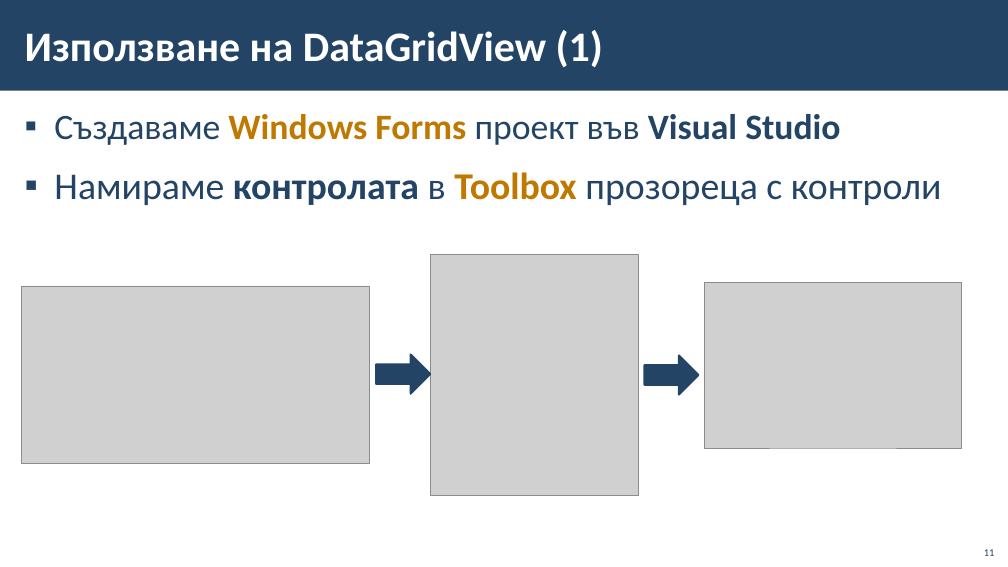
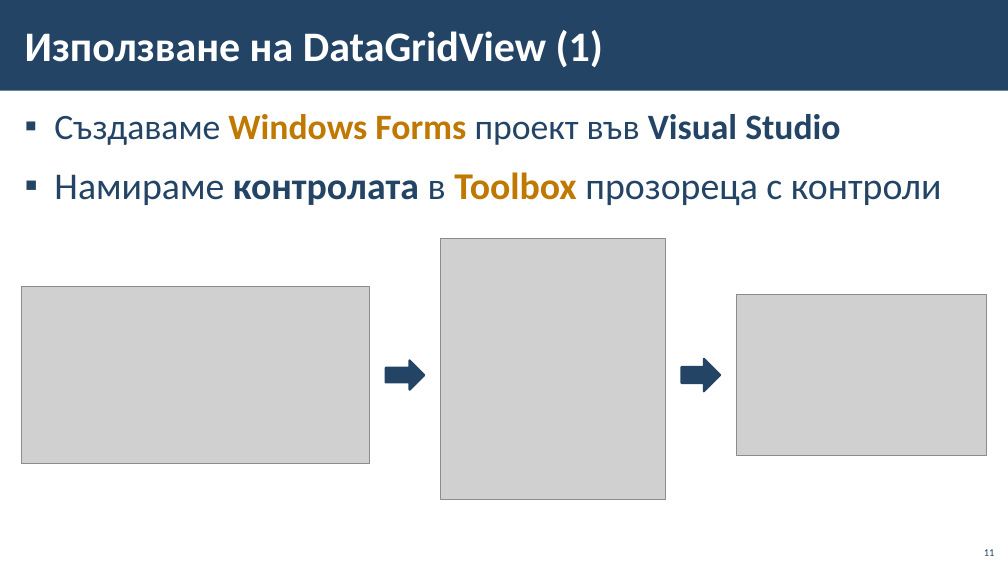
Before and after one commit to BG-IT-Edu/School-Programming, a slide deck: slide 11 of Courses/Software-Sciences/Module-4-Information-Systems-New/05-Connecting-Windows-Forms-with-database/05-Connecting-Windows-Forms-with-database.pptx. Drawn at 1008x567 pixels with LibreOffice and Linux fonts; fonts in the diff are those of the drawing; grey boxes stand for pictures; background and template pictures are left out. Boxes give left, top, right and bottom in pixels: in the first picture for what was removed or moved away, otherwise in the second. Text is boxed around its words. In the diff, an @@ line names an element or a change of style, - is before the commit and + after.

Commit message:
minor fixes

```diff
--- a/Courses/Software-Sciences/Module-4-Information-Systems-New/05-Connecting-Windows-Forms-with-database/05-Connecting-Windows-Forms-with-database.pptx
+++ b/Courses/Software-Sciences/Module-4-Information-Systems-New/05-Connecting-Windows-Forms-with-database/05-Connecting-Windows-Forms-with-database.pptx
@@ picture resized from (x1=430, y1=255, x2=638, y2=495) to (x1=441, y1=239, x2=666, y2=499) @@
@@ picture resized from (x1=705, y1=282, x2=962, y2=448) to (x1=737, y1=295, x2=986, y2=456) @@
@@ right arrow resized from (x1=644, y1=355, x2=698, y2=395) to (x1=681, y1=359, x2=720, y2=392) @@
@@ right arrow resized from (x1=376, y1=355, x2=430, y2=394) to (x1=386, y1=361, x2=424, y2=390) @@
```
Also in this commit, not shown: 4 other slides changed.
